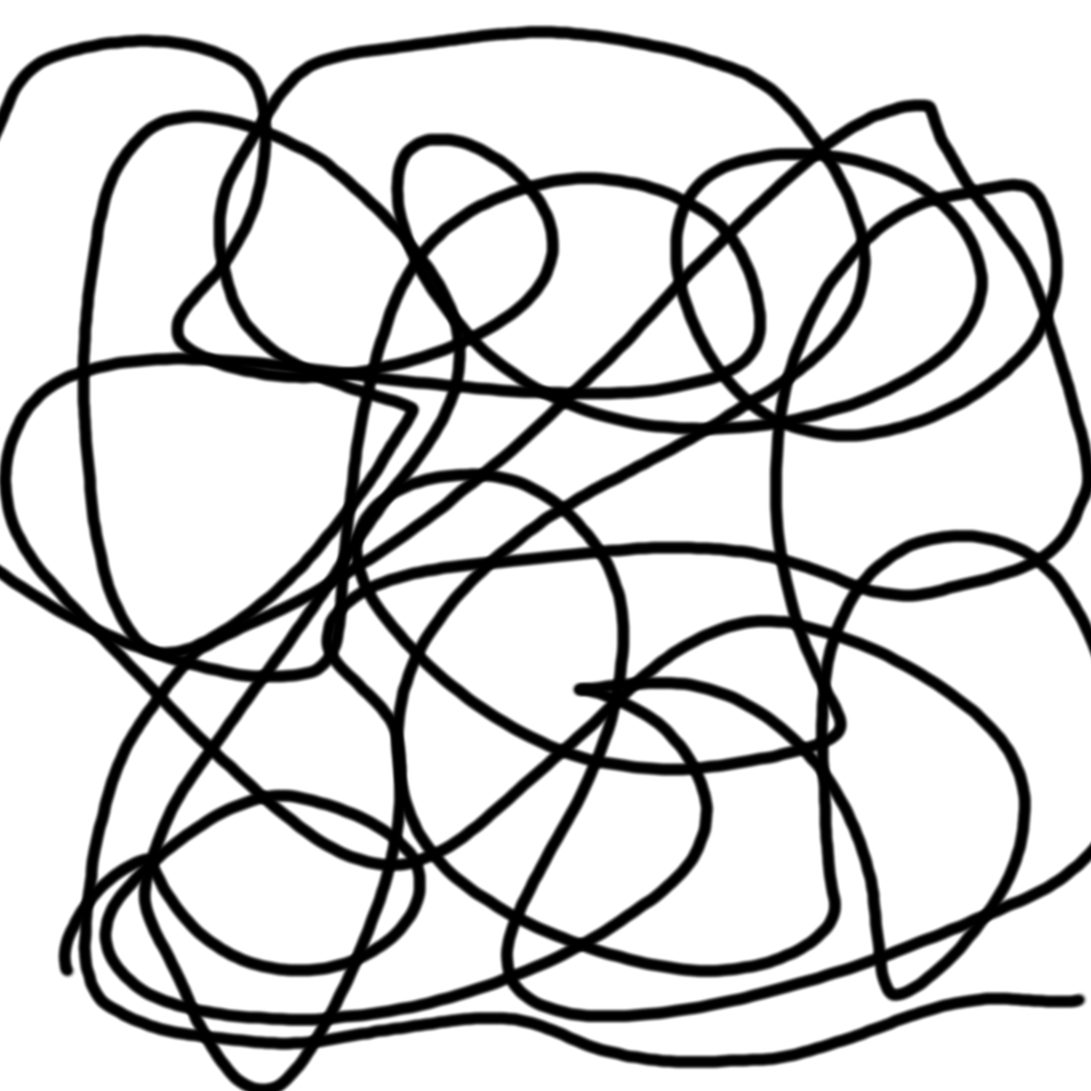
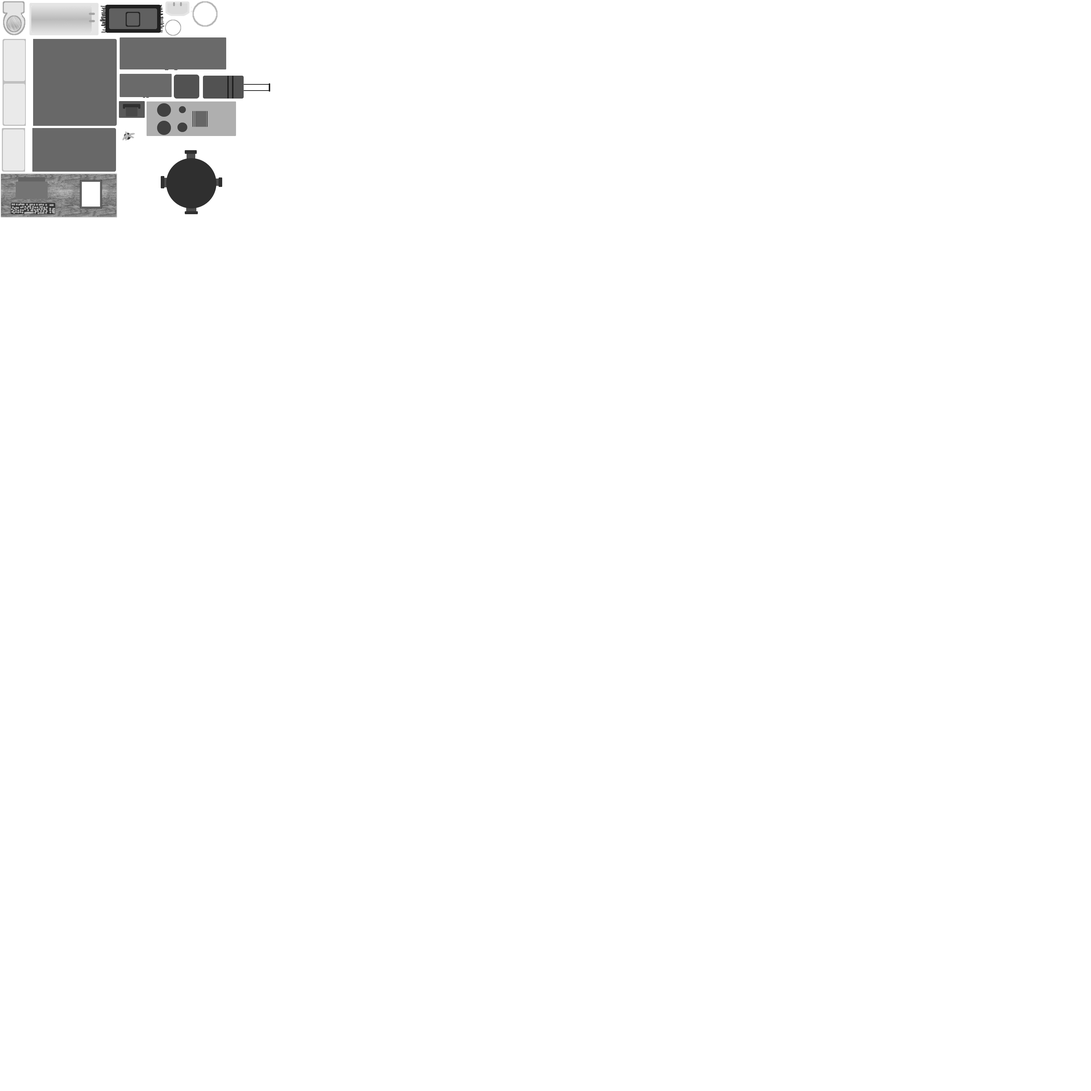
Before/after of a 1091 x 1091 layered artwork. What changed in the layer stack:
removed layer "Background" over [0, 23, 1091, 1091]
added layer "graphics" above "shadows" over [1, 1, 271, 217]
added layer "shadows" over [0, 0, 221, 218]
